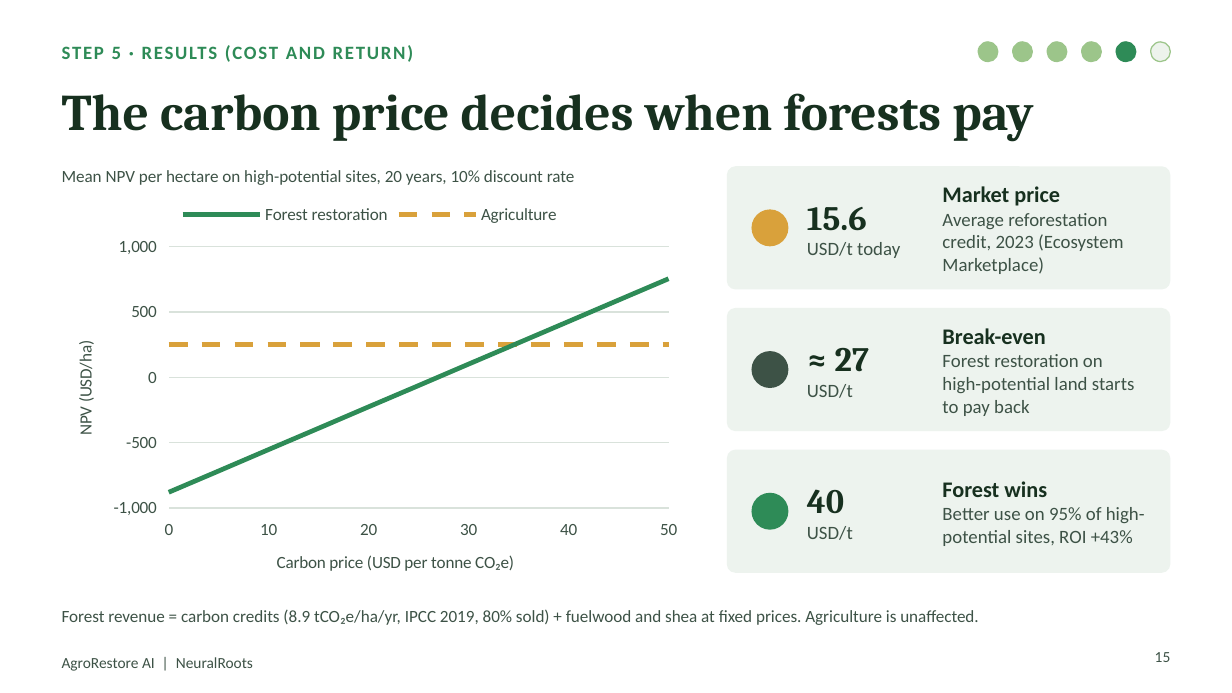
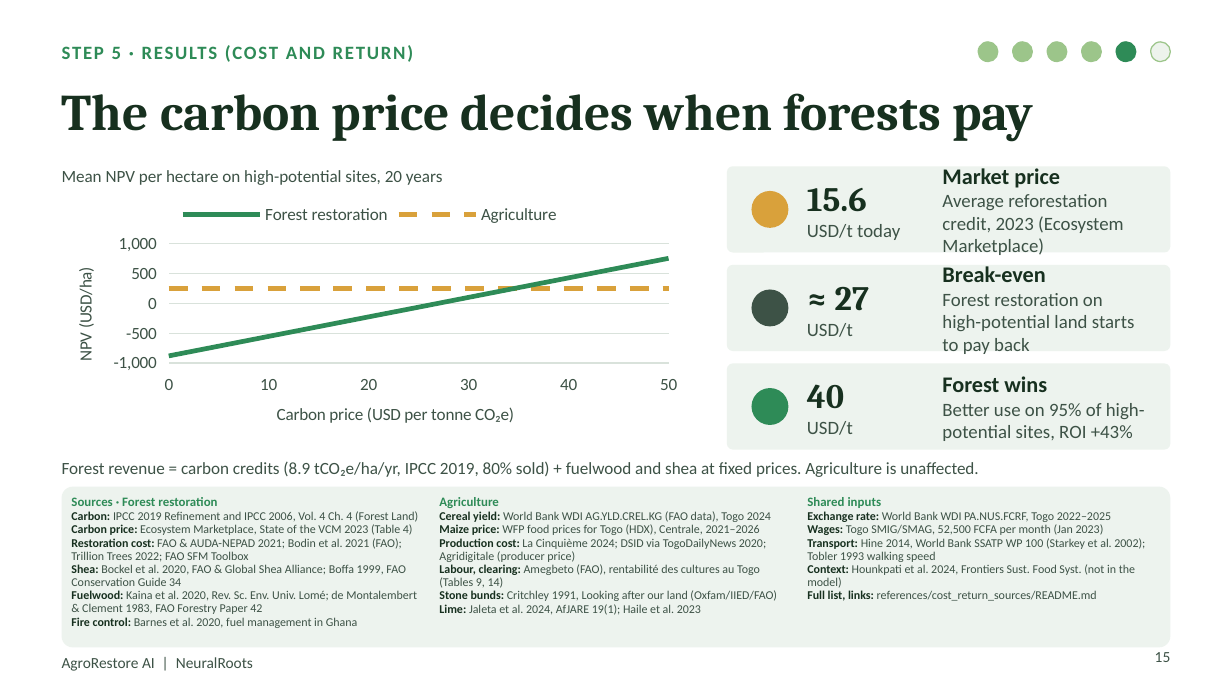
Before and after one commit to TypsonRS/ds-capstoneKSD, a slide deck: slide 15 of PROJECT_DATA_SCIENCE/presentation/AgroRestoreAI_DemoDay.pptx. Drawn at 1232x693 pixels with LibreOffice and Linux fonts; fonts in the diff are those of the drawing. Boxes give left, top, right and bottom in pixels: in the first picture for what was removed or moved away, otherwise in the second. Text is boxed around its words. In the diff, an @@ line names an element or a change of style, - is before the commit and + after.

```diff
--- a/PROJECT_DATA_SCIENCE/presentation/AgroRestoreAI_DemoDay.pptx
+++ b/PROJECT_DATA_SCIENCE/presentation/AgroRestoreAI_DemoDay.pptx
@@ text at box(62, 170, 442, 185): text changed @@
-Mean NPV per hectare on high-potential sites, 20 years, 10% discount rate
+Mean NPV per hectare on high-potential sites, 20 years
@@ rounded rectangle: place and size @@
-rounded rectangle at box(727, 166, 1170, 290)
+rounded rectangle at box(727, 166, 1170, 253)
@@ text "15.6": place and size @@
-text "15.6" at box(807, 207, 900, 258)
+text "15.6" at box(807, 188, 900, 240)
@@ text "Market price": place and size @@
-text "Market price" at box(942, 186, 1124, 274)
+text "Market price" at box(942, 168, 1124, 255)
@@ scatter lines chart: place and size @@
-scatter lines chart at box(49, 191, 690, 598)
+scatter lines chart at box(49, 191, 690, 450)
@@ ellipse: place and size @@
-ellipse at box(752, 209, 788, 246)
+ellipse at box(752, 191, 788, 228)
@@ rounded rectangle: place and size @@
-rounded rectangle at box(727, 308, 1170, 431)
+rounded rectangle at box(727, 265, 1170, 351)
@@ text "Break-even": place and size @@
-text "Break-even" at box(942, 328, 1135, 416)
+text "Break-even" at box(942, 266, 1135, 354)
@@ ellipse: place and size @@
-ellipse at box(752, 351, 788, 388)
+ellipse at box(752, 290, 788, 326)
@@ text "≈ 27": place and size @@
-text "≈ 27" at box(807, 348, 869, 398)
+text "≈ 27" at box(807, 287, 869, 337)
@@ rounded rectangle: place and size @@
-rounded rectangle at box(727, 450, 1170, 573)
+rounded rectangle at box(727, 363, 1170, 450)
@@ ellipse: place and size @@
-ellipse at box(752, 493, 788, 530)
+ellipse at box(752, 388, 788, 425)
@@ text "40": place and size @@
-text "40" at box(807, 489, 853, 540)
+text "40" at box(807, 384, 853, 435)
@@ text "Forest wins": place and size @@
-text "Forest wins" at box(942, 481, 1145, 546)
+text "Forest wins" at box(942, 376, 1145, 441)
@@ text "Forest revenue = carbon credits ...": place and size @@
-text "Forest revenue = carbon credits ..." at box(62, 609, 978, 625)
+text "Forest revenue = carbon credits ..." at box(62, 461, 978, 477)
@@ rounded rectangle added at box(62, 487, 1170, 647), fill #EDF3EE @@
@@ text added at box(71, 497, 418, 628), 7 pt, text #3D5246 @@
+Sources · Forest restoration
+Carbon: IPCC 2019 Refinement and IPCC 2006, Vol. 4 Ch. 4 (Forest Land)
+Carbon price: Ecosystem Marketplace, State of the VCM 2023 (Table 4)
+Restoration cost: FAO & AUDA-NEPAD 2021; Bodin et al. 2021 (FAO); Trillion Trees 2022; FAO SFM Toolbox
+Shea: Bockel et al. 2020, FAO & Global Shea Alliance; Boffa 1999, FAO Conservation Guide 34
+Fuelwood: Kaina et al. 2020, Rev. Sc. Env. Univ. Lomé; de Montalembert & Clement 1983, FAO Forestry Paper 42
+Fire control: Barnes et al. 2020, fuel management in Ghana
@@ text added at box(439, 497, 777, 615), 7 pt, text #3D5246 @@
+Agriculture
+Cereal yield: World Bank WDI AG.YLD.CREL.KG (FAO data), Togo 2024
+Maize price: WFP food prices for Togo (HDX), Centrale, 2021–2026
+Production cost: La Cinquième 2024; DSID via TogoDailyNews 2020; Agridigitale (producer price)
+Labour, clearing: Amegbeto (FAO), rentabilité des cultures au Togo (Tables 9, 14)
+Stone bunds: Critchley 1991, Looking after our land (Oxfam/IIED/FAO)
+Lime: Jaleta et al. 2024, AfJARE 19(1); Haile et al. 2023
@@ text added at box(807, 497, 1145, 601), 7 pt, text #3D5246 @@
+Shared inputs
+Exchange rate: World Bank WDI PA.NUS.FCRF, Togo 2022–2025
+Wages: Togo SMIG/SMAG, 52,500 FCFA per month (Jan 2023)
+Transport: Hine 2014, World Bank SSATP WP 100 (Starkey et al. 2002); Tobler 1993 walking speed
+Context: Hounkpati et al. 2024, Frontiers Sust. Food Syst. (not in the model)
+Full list, links: references/cost_return_sources/README.md
```
Also in this commit, not shown: 4 other slides changed, 7 other files.
